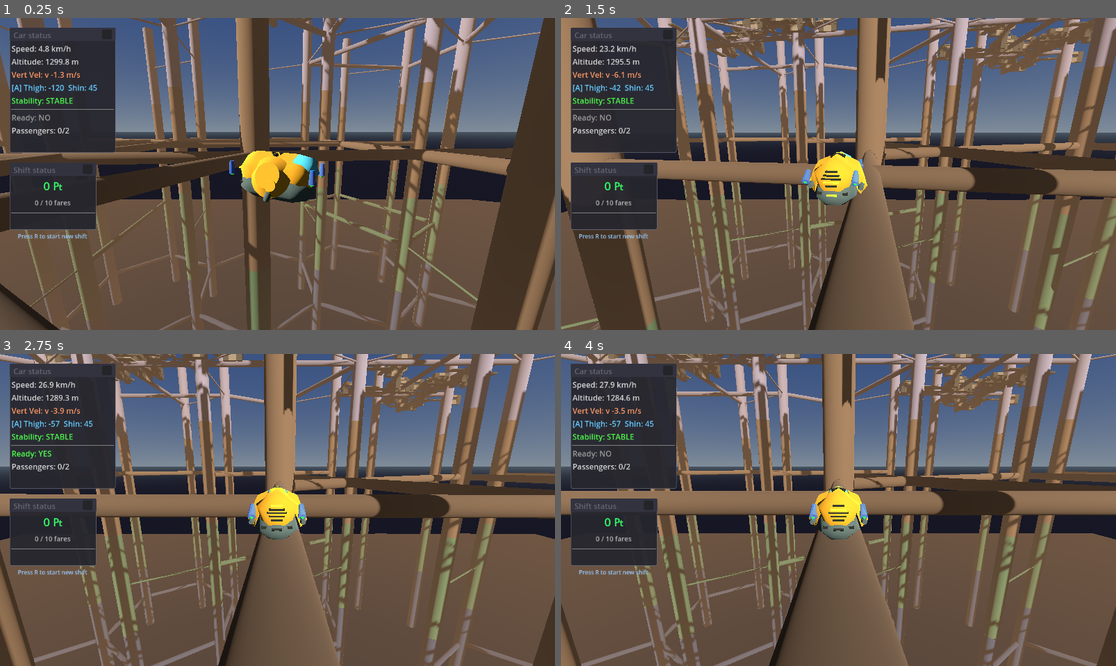
Above: before the commit, frames 1-4 (two rows, left to right).
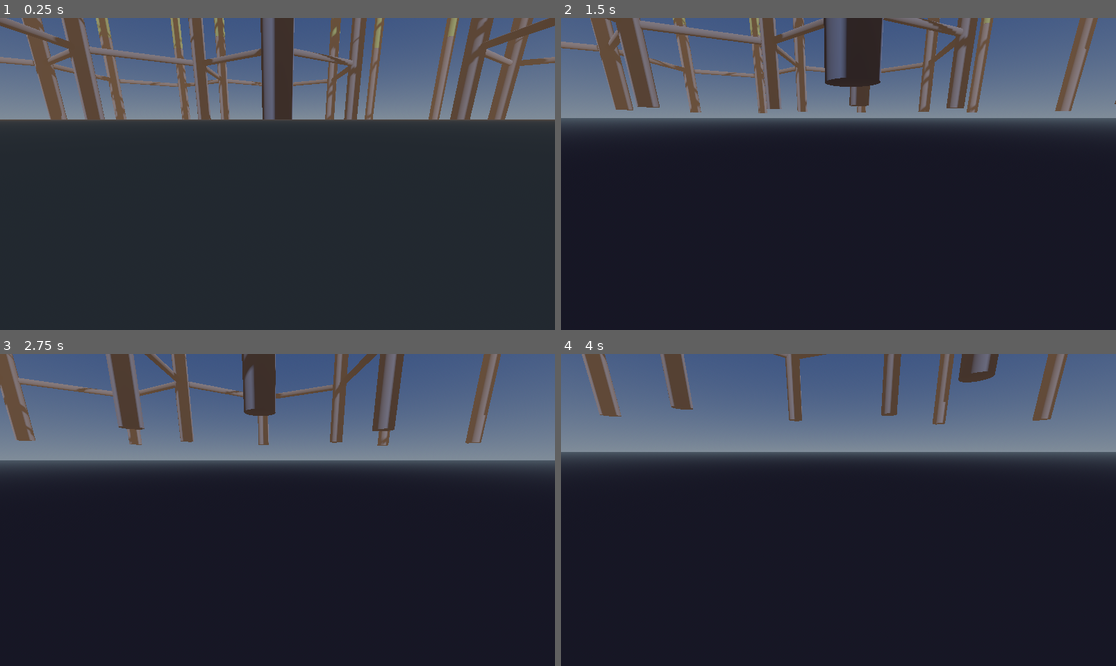
Above: after the commit, the same moments.

Repository: TaxiService/fcar
Game: Godot game, scene res://city/city_test.tscn
Two runs of this game, one before a commit and one after it. Both use one fixed random seed, a clock stepped at 60 frames per second and the inputs below.
Inputs (mouse positions are in pixels of both pictures, inside the frame that each line leads up to):
- Up to frame 1 (0.25 s): no input
- Up to frame 2 (1.5 s): tap R (toggle_ready_for_fares) at 0.5, 1.25 s; move the mouse to (866, 174) at 0.52 s; hold C (crouch) 0.53-1.28 s; hold W (forward) from 0.53 s (still down); click (866, 174) at 0.67 s; tap Space (jump) at 0.77 s; move the mouse to (810, 174) at 1.27 s; tap T (eject_passengers) at 1.35 s
- Up to frame 3 (2.75 s): keep holding W (forward); tap Space (jump) at 1.52 s; tap R (toggle_ready_for_fares) at 2 s; move the mouse to (288, 503) at 2.02 s; tap V (toggle_auto_hover) at 2.1 s
- Up to frame 4 (4 s): keep holding W (forward); tap R (toggle_ready_for_fares) at 2.75, 3.5, 3.6 s; move the mouse to (832, 516) at 2.77 s; tap Ctrl (toggle_com_compensation) at 2.85 s; click (832, 516) at 2.92 s; tap Space (jump) at 3.02, 3.77 s; move the mouse to (877, 513) at 3.52 s

The runs differ from the first frame. In frame 1, 77% of the frame differs, in the area x 0-100%, y 0-100%; in frame 2, 82%; in frame 3, 78%; in frame 4, 78%.

Commit message:
fixed some BuildingBlock incompatibilities

Diff:
--- a/city/ConnectionPoint.gd
+++ b/city/ConnectionPoint.gd
@@ -107,13 +107,13 @@
 	# RGB = Small/Medium/Large
 	# Red = small, Green = medium, Blue = large
 	# Combos blend naturally: S+M = yellow, M+L = cyan, S+L = magenta, all = white
-	var r = 1.0 if size_small else 0.15
-	var g = 1.0 if size_medium else 0.15
-	var b = 1.0 if size_large else 0.15
+	var r = 1.0 if size_small else 0.0
+	var g = 1.0 if size_medium else 0.0
+	var b = 1.0 if size_large else 0.0
 
 	# If nothing enabled, dark red warning
-	if not size_small and not size_medium and not size_large:
-		return Color(0.4, 0.0, 0.0, 0.9)
+	#if not size_small and not size_medium and not size_large:
+	#	return Color(0.3, 0.0, 0.0, 0.9)
 
 	return Color(r, g, b, 0.85)
 
@@ -132,8 +132,8 @@
 
 # Check if directions are compatible (facing each other)
 func directions_compatible(other: ConnectionPoint) -> bool:
-	var my_dir = -global_basis.z.normalized()
-	var other_dir = -other.global_basis.z.normalized()
+	var my_dir = -global_basis.x.normalized()
+	var other_dir = -other.global_basis.x.normalized()
 	return my_dir.dot(other_dir) < -0.9  # Nearly opposite
 
 
--- /dev/null
+++ b/city/building/HVAC1.tscn
@@ -0,0 +1,42 @@
+[gd_scene load_steps=8 format=3 uid="uid://csaqch0kvin22"]
+
+[ext_resource type="Script" uid="uid://cmafag82uyxu7" path="res://city/BuildingBlock.gd" id="1_8u1xp"]
+[ext_resource type="Material" uid="uid://d1752hlai3xtn" path="res://mats/floor.tres" id="2_5hcjk"]
+[ext_resource type="Material" uid="uid://c84qehqsj2tk1" path="res://mats/floor_small.tres" id="3_kqeoh"]
+[ext_resource type="Script" uid="uid://bqovvbw65pd4c" path="res://city/ConnectionPoint.gd" id="4_85x6e"]
+
+[sub_resource type="BoxShape3D" id="BoxShape3D_8u1xp"]
+size = Vector3(6, 4, 3)
+
+[sub_resource type="BoxMesh" id="BoxMesh_1h1ho"]
+material = ExtResource("2_5hcjk")
+size = Vector3(6, 4, 3)
+
+[sub_resource type="CylinderMesh" id="CylinderMesh_1dlyd"]
+material = ExtResource("3_kqeoh")
+top_radius = 1.6
+bottom_radius = 1.8
+height = 0.3
+radial_segments = 7
+rings = 0
+
+[node name="Node3D" type="Node3D"]
+script = ExtResource("1_8u1xp")
+
+[node name="CollisionShape3D" type="CollisionShape3D" parent="."]
+shape = SubResource("BoxShape3D_8u1xp")
+
+[node name="MeshInstance3D" type="MeshInstance3D" parent="CollisionShape3D"]
+mesh = SubResource("BoxMesh_1h1ho")
+skeleton = NodePath("../..")
+
+[node name="MeshInstance3D2" type="MeshInstance3D" parent="."]
+transform = Transform3D(1, 0, 0, 0, -4.371139e-08, -1, 0, 1, -4.371139e-08, -0.9, 0, 1.6)
+mesh = SubResource("CylinderMesh_1dlyd")
+
+[node name="Marker3D" type="Marker3D" parent="."]
+transform = Transform3D(-1, 0, -8.742278e-08, 0, 1, 0, 8.742278e-08, 0, -1, 0, 0, -1.5)
+script = ExtResource("4_85x6e")
+size_small = true
+size_medium = false
+is_socket = false
--- a/city/building/antenna1.tscn
+++ b/city/building/antenna1.tscn
@@ -50,9 +50,7 @@
 [node name="Conn_Plug_Large" type="Marker3D" parent="."]
 transform = Transform3D(1, 0, 0, 0, -4.371139e-08, -1, 0, 1, -4.371139e-08, 0, -2, 0)
 script = ExtResource("3_82kfg")
-size_medium = false
 is_socket = false
-ignores_collision = true
 
 [node name="Conn_Socket_Medium2" type="Marker3D" parent="."]
 transform = Transform3D(-1, 0, -8.742278e-08, 0, 1, 0, 8.742278e-08, 0, -1, 0, 0, -2)
@@ -60,4 +58,3 @@
 size_small = true
 size_medium = false
 is_socket = false
-ignores_collision = true
--- a/city/building/antenna2.tscn
+++ b/city/building/antenna2.tscn
@@ -6,11 +6,11 @@
 [ext_resource type="Script" uid="uid://bqovvbw65pd4c" path="res://city/ConnectionPoint.gd" id="4_5g2un"]
 
 [sub_resource type="BoxShape3D" id="BoxShape3D_5dwv6"]
-size = Vector3(1, 11.6710205, 3)
+size = Vector3(1, 7.5, 3)
 
 [sub_resource type="CylinderShape3D" id="CylinderShape3D_gra87"]
-height = 4.0
-radius = 2.0
+height = 3.76
+radius = 1.76
 
 [sub_resource type="CylinderMesh" id="CylinderMesh_h4pit"]
 top_radius = 2.0
@@ -32,11 +32,11 @@
 script = ExtResource("1_gra87")
 
 [node name="CollisionShape3D" type="CollisionShape3D" parent="."]
-transform = Transform3D(1, 0, 0, 0, 1, 0, 0, 0, 1, 0, 3.8355103, 0)
+transform = Transform3D(1, 0, 0, 0, 1, 0, 0, 0, 1, 0, 5.8502665, 0)
 shape = SubResource("BoxShape3D_5dwv6")
 
 [node name="CollisionShape3D2" type="CollisionShape3D" parent="."]
-transform = Transform3D(1, 0, 0, 0, -4.371139e-08, -1, 0, 1, -4.371139e-08, 0, 0.010072947, 0)
+transform = Transform3D(1, 0, 0, 0, -4.371139e-08, -1, 0, 1, -4.371139e-08, 0, 0.17, 0)
 shape = SubResource("CylinderShape3D_gra87")
 
 [node name="MeshInstance3D" type="MeshInstance3D" parent="."]
@@ -58,16 +58,13 @@
 surface_material_override/0 = ExtResource("3_fubs0")
 
 [node name="Conn_Plug_Large" type="Marker3D" parent="."]
-transform = Transform3D(1, 0, 0, 0, -4.371139e-08, -1, 0, 1, -4.371139e-08, 0, -1.6376082, 0)
+transform = Transform3D(1, 0, 0, 0, -4.371139e-08, -1, 0, 1, -4.371139e-08, 0, -1.7, 0)
 script = ExtResource("4_5g2un")
-size_medium = false
 is_socket = false
-ignores_collision = true
 
 [node name="Conn_Socket_Medium2" type="Marker3D" parent="."]
-transform = Transform3D(-1, 0, -8.742278e-08, 0, 1, 0, 8.742278e-08, 0, -1, 0, 0, -2)
+transform = Transform3D(-1, 0, -8.742278e-08, 0, 1, 0, 8.742278e-08, 0, -1, 0, 0, -2.1)
 script = ExtResource("4_5g2un")
 size_small = true
 size_medium = false
 is_socket = false
-ignores_collision = true
--- a/city/building/elbow_1.tscn
+++ b/city/building/elbow_1.tscn
@@ -10,7 +10,7 @@
 radius = 10.0
 
 [sub_resource type="CapsuleShape3D" id="CapsuleShape3D_vs7fu"]
-radius = 10.0
+radius = 8.805
 height = 42.777
 
 [sub_resource type="CylinderMesh" id="CylinderMesh_vb8vo"]
@@ -76,14 +76,14 @@
 is_plug = false
 
 [node name="Marker3D" type="Marker3D" parent="."]
-transform = Transform3D(1, 0, -8.351872e-23, 0, 1, 0, -8.351872e-23, 0, 1, -12.006928, -0.035593987, 8.66)
+transform = Transform3D(1, 0, -8.351872e-23, 0, 1, 0, -8.351872e-23, 0, 1, -12.002, -0.036, 9)
 script = ExtResource("4_in80i")
 size_small = true
 size_medium = false
 is_plug = false
 
 [node name="Marker3D2" type="Marker3D" parent="."]
-transform = Transform3D(-1, 0, 8.742277e-08, 0, 1, 4.2351647e-22, -8.742277e-08, 0, -1, -12.006927, -0.035593987, -8.66)
+transform = Transform3D(-1, 0, 8.742277e-08, 0, 1, 4.2351647e-22, -8.742277e-08, 0, -1, -12.007, -0.036, -9)
 script = ExtResource("4_in80i")
 size_small = true
 size_medium = false
--- a/city/building/volume_med.tscn
+++ b/city/building/volume_med.tscn
@@ -101,14 +101,14 @@
 skeleton = NodePath("../..")
 
 [node name="Conn_Plug_Large" type="Marker3D" parent="."]
-transform = Transform3D(1, 0, 0, 0, -4.371139e-08, -1, 0, 1, -4.371139e-08, 20, -2.5, 0)
+transform = Transform3D(1, 0, 0, 0, -4.371139e-08, -1, 0, 1, -4.371139e-08, 20, 2.5, 0)
 script = ExtResource("4_3boio")
 size_medium = false
 size_large = true
 is_socket = false
 
 [node name="Conn_Plug_Large2" type="Marker3D" parent="."]
-transform = Transform3D(1, 0, 0, 0, -4.371139e-08, -1, 0, 1, -4.371139e-08, -20, -2.5, 0)
+transform = Transform3D(1, 0, 0, 0, -4.371139e-08, -1, 0, 1, -4.371139e-08, -20, 2.5, 0)
 script = ExtResource("4_3boio")
 size_medium = false
 size_large = true
--- a/city/city_test.tscn
+++ b/city/city_test.tscn
@@ -35,17 +35,17 @@
 
 [node name="CityTest" type="Node3D"]
 
+[node name="DirectionalLight3D" type="DirectionalLight3D" parent="."]
+transform = Transform3D(0.86601907, -0.25000688, 0.43302146, 0, 0.8660238, 0.50000274, -0.500011, -0.4330119, 0.7499931, 0, 1000, 0)
+light_energy = 1.2
+shadow_enabled = true
+directional_shadow_max_distance = 10000.0
+
 [node name="WorldEnvironment" type="WorldEnvironment" parent="."]
 environment = SubResource("Environment_main")
 
-[node name="PeopleManager" type="Node" parent="."]
-script = ExtResource("1_yage8")
-
-[node name="DirectionalLight3D" type="DirectionalLight3D" parent="."]
-transform = Transform3D(0.866, -0.25, 0.433, 0, 0.866, 0.5, -0.5, -0.433, 0.75, 0, 1000, 0)
-light_energy = 1.2
-shadow_enabled = true
-directional_shadow_max_distance = 10000.0
+[node name="FreeCam" parent="." instance=ExtResource("3_ao2hm")]
+transform = Transform3D(1, 0, 0, 0, 0.9658184, 0.25921968, 0, -0.25921968, 0.9658184, 0, 0, 0)
 
 [node name="CityGenerator" type="Node3D" parent="."]
 script = ExtResource("1_generator")
@@ -57,6 +57,8 @@
 building_max_depth = 7
 building_branch_chance = 1.0
 building_max_total = 1260
+spawn_fcar = false
 fcar_spawn_height = 1300.0
 
-[node name="FreeCam" parent="." instance=ExtResource("3_ao2hm")]
+[node name="PeopleManager" type="Node" parent="."]
+script = ExtResource("1_yage8")
